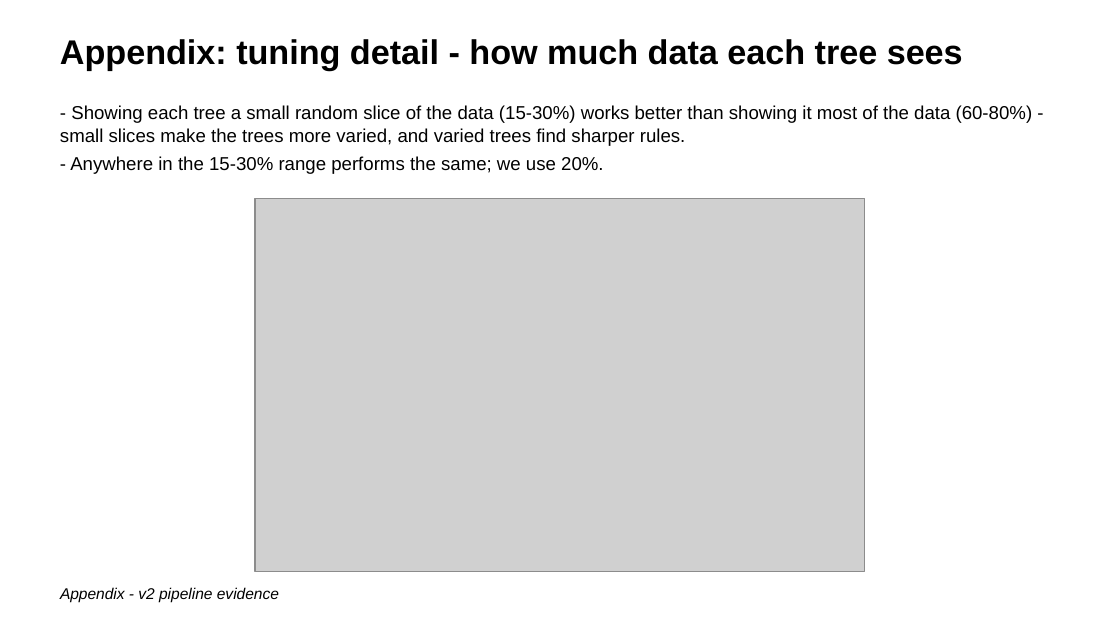
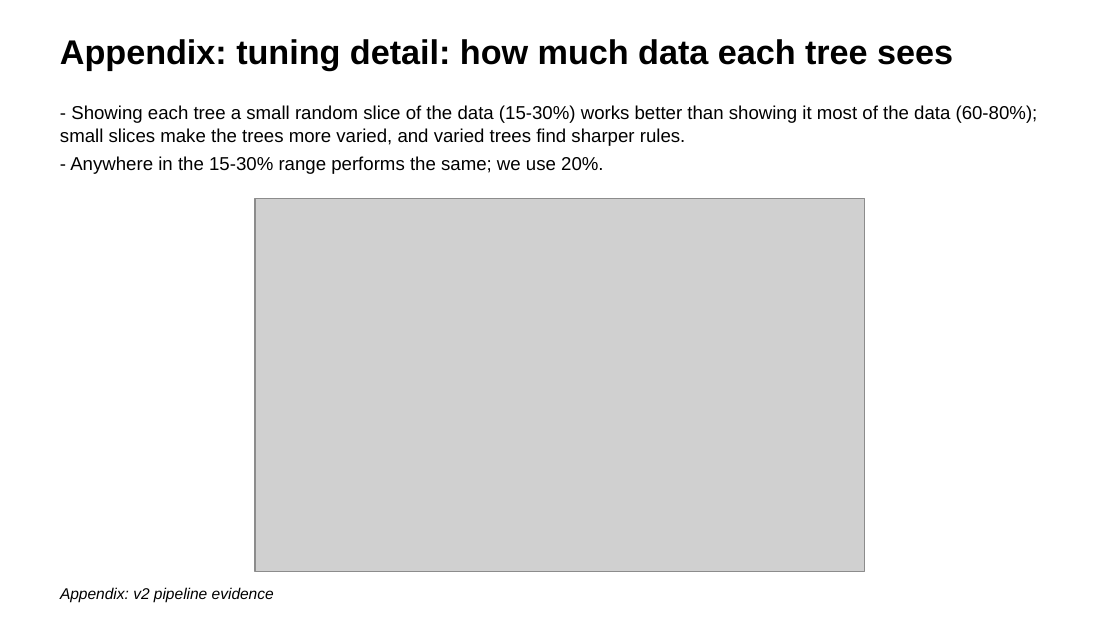
Before and after one commit to giannella/snap_qc, a slide deck: slide 16 of how_to_use_the_snap_qc_inclusion_rules_scripts.pptx. Drawn at 1120x630 pixels with LibreOffice and Linux fonts; fonts in the diff are those of the drawing; grey boxes stand for pictures. Boxes give left, top, right and bottom in pixels: in the first picture for what was removed or moved away, otherwise in the second. Text is boxed around its words. In the diff, an @@ line names an element or a change of style, - is before the commit and + after.

```diff
--- a/how_to_use_the_snap_qc_inclusion_rules_scripts.pptx
+++ b/how_to_use_the_snap_qc_inclusion_rules_scripts.pptx
@@ text at (60,39,953,70): text changed @@
-Appendix: tuning detail - how much data each tree sees
+Appendix: tuning detail: how much data each tree sees
@@ text at (60,105,1038,146): text changed @@
-- Showing each tree a small random slice of the data (15-30%) works better than showing it most of the data (60-80%) - small slices make the trees more varied, and varied trees find sharper rules.
+- Showing each tree a small random slice of the data (15-30%) works better than showing it most of the data (60-80%); small slices make the trees more varied, and varied trees find sharper rules.
@@ text at (60,587,274,603): text changed @@
-Appendix - v2 pipeline evidence
+Appendix: v2 pipeline evidence
```
Also in this commit, not shown: 14 other slides changed, 3 other files.
